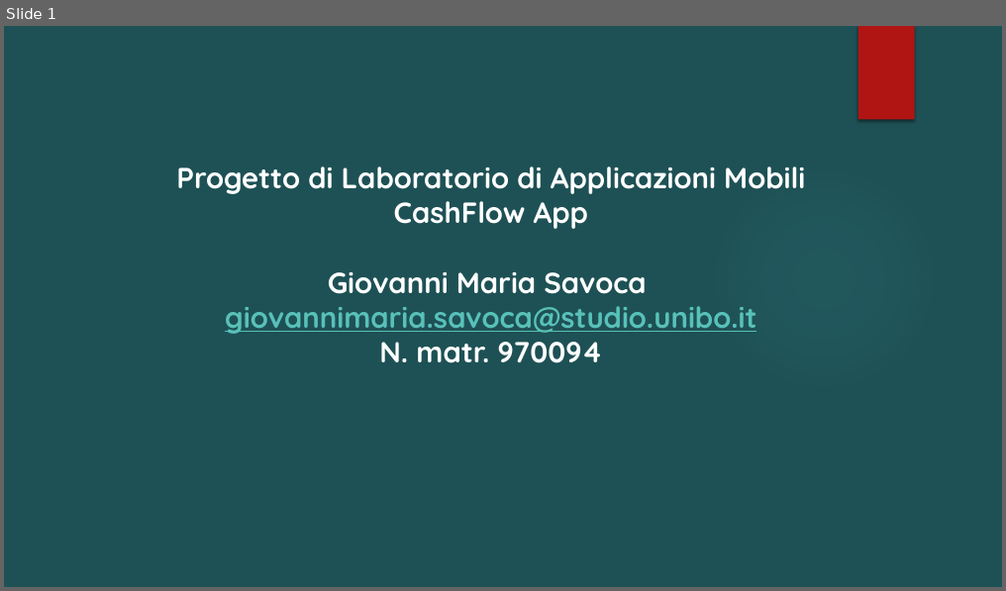
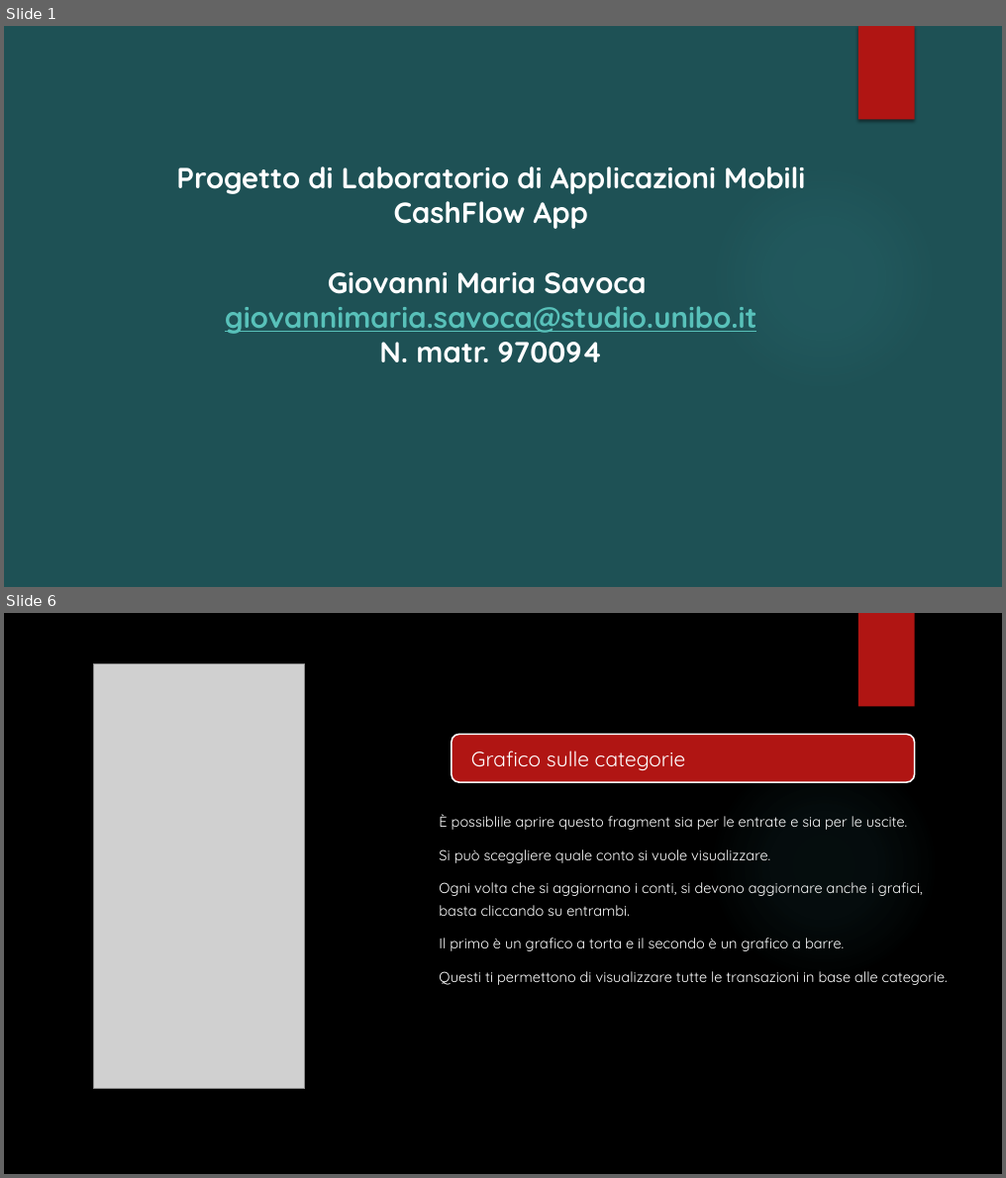
Before and after one commit to Giosc4/CashFlowApp, a slide deck: Docu/Presentazione standard1.pptx. Shown one above the other, each under a label of ours: slide 1 before the commit, slides 1 and 6 after it; the slides between them are not shown. The pictures are 1006x591 and 1006x1178 pixels, drawn with LibreOffice and Linux fonts; fonts in the diff are those of the drawing; grey boxes stand for pictures; background and template pictures are left out. Boxes give left, top, right and bottom in pixels: in the first picture for what was removed or moved away, otherwise in the second. Text is boxed around its words. In the diff, an @@ line names an element or a change of style, - is before the commit and + after.

```diff
--- a/Docu/Presentazione standard1.pptx
+++ b/Docu/Presentazione standard1.pptx
@@ slide 6 added at bbox=[4, 613, 1002, 1174], background picture (left out); not listed: 2 template elements that a slide beside it also shows @@
@@ picture added at bbox=[94, 663, 305, 1088] @@
@@ rounded rectangle added at bbox=[451, 735, 915, 783], fill #B01513, outline #FFFFFF 1.5 pt @@
@@ text added at bbox=[471, 751, 686, 770], 20 pt, text #FFFFFF @@
+Grafico sulle categorie
@@ text added at bbox=[439, 814, 947, 985], 13.9 pt, text #FFFFFF @@
+È possiblile aprire questo fragment sia per le entrate e sia per le uscite.
+Si può sceggliere quale conto si vuole visualizzare.
+Ogni volta che si aggiornano i conti, si devono aggiornare anche i grafici, basta cliccando su entrambi.
+Il primo è un grafico a torta e il secondo è un grafico a barre.
+Questi ti permettono di visualizzare tutte le transazioni in base alle categorie.
```
Also in this commit, not shown: 9 other slides added, 1 slide removed, 10 other files.
